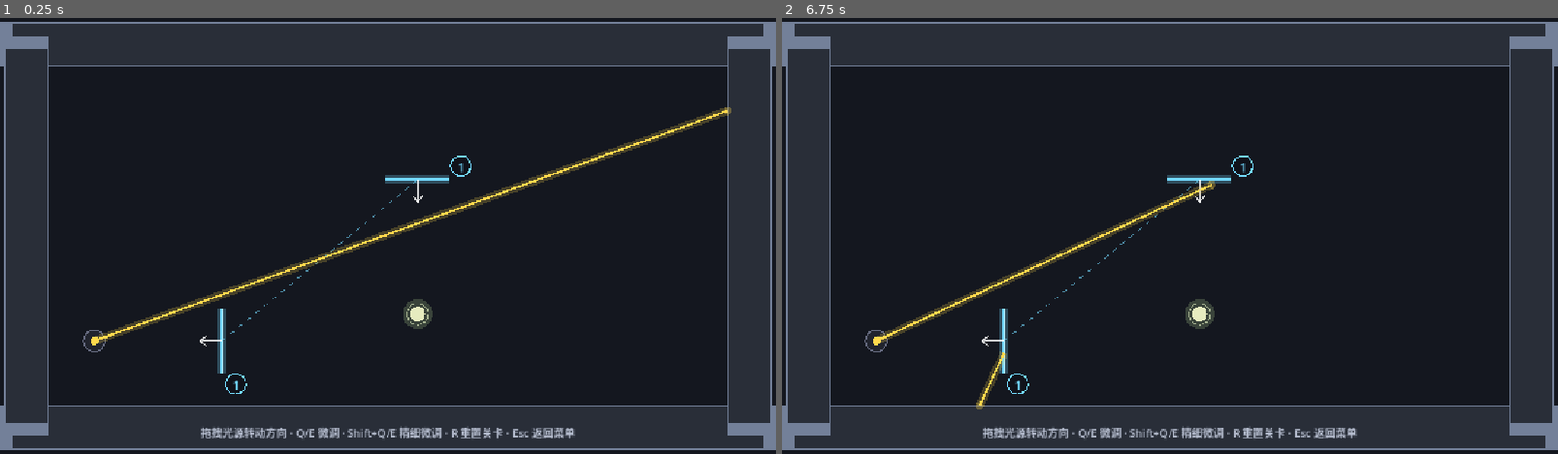
Above: before the commit, frames 1-2 (left to right).
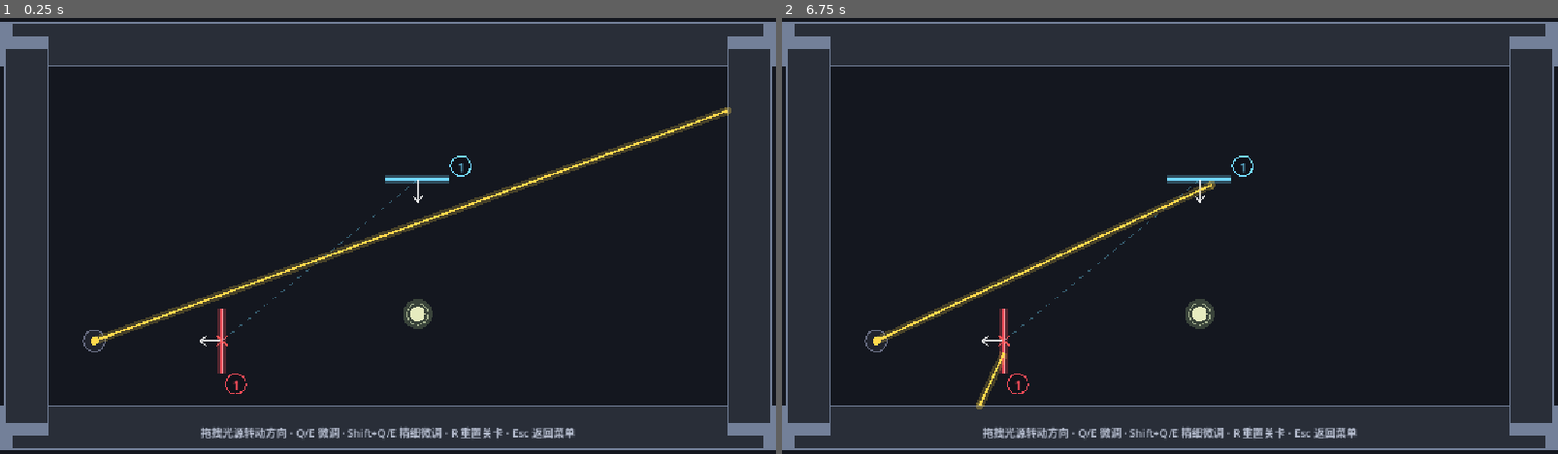
Above: after the commit, the same moments.

Repository: kzayabc01-byte/game
Game: Godot game, scene res://scenes/levels/level_05_传送门.tscn
The game is run twice, just before and just after one commit, with the same random seed, the same clock (stepped at 60 frames per second) and the same inputs. This scene is started directly instead of the project's main scene.
Inputs (mouse positions are in pixels of both pictures, inside the frame that each line leads up to):
- Up to frame 1 (0.25 s): no input
- Up to frame 2 (6.75 s): tap Enter at 0.5 s; move the mouse to (1340, 214) at 0.52 s; hold D 0.53-1.25 s; tap Q (rotate_ccw) at 0.6, 6.6 s; click (1340, 214) at 0.67 s; tap Up at 0.77, 3.77 s; tap R (reset_level) every 0.75 s from 1.25 to 4.25 s; drag from (1014, 257) to (1201, 314) at 1.27 s; move the mouse to (1247, 140) at 2.02 s; hold Left 2.03-2.75 s; hold Shift 2.03-2.75 s; drag from (1131, 323) to (937, 170) at 2.77 s; move the mouse to (1402, 301) at 3.52 s; hold D 3.53-4.25 s; tap Z at 3.6 s; drag from (937, 170) to (1201, 314) at 4.27 s; move the mouse to (1208, 236) at 5.02 s; hold D 5.03-5.75 s; tap O at 5.1 s; click (1208, 236) at 5.17 s; drag from (1053, 127) to (1014, 257) at 5.77 s; move the mouse to (1340, 214) at 6.52 s; hold Left from 6.53 s (still down)

The runs differ from the first frame. In frame 1, 0.2% of the frame differs, in the area x 27-54%, y 37-87%; in frame 2, 0.2%.

Commit message:
传送门

Diff:
--- a/blocks/portal/portal.gd
+++ b/blocks/portal/portal.gd
@@ -5,6 +5,8 @@
 ## 传送门积木：薄壳，实现已并入 core/portal.gd（框架统一维护）。
 ## 语义：一对平面 —— 从 A 面射入，从 B 面对应位置、对应方向射出
 ## （切向保留、法向取反；mirror_out 时切向再取反）。
-## 参数：linked_portal（显式配对）或 pair_id（同 id 自动配对）、
-##       mirror_out、one_way、energy_cost、auto_link。
+## 参数：pair_id（同编号配对，也是唯一会存进关卡文件的配对依据）、
+##       mirror_out、one_way、energy_cost、length、thickness。
+## 配对**与两扇门的距离无关**：没有编号就是未配对（吞光 + 红叉），
+## 不会因为“离得近”被自动配到一起。
 ## 碰撞层 5 由基类自动设置。示例关卡：level_05_传送门。
--- a/core/level_file_io.gd
+++ b/core/level_file_io.gd
@@ -373,6 +373,11 @@
 	for prop in node.get_property_list():
 		if not _is_storable(prop):
 			continue
+		# 编辑器预览时会禁用关卡相机、停摆关卡根节点；这些不是关卡内容，不能写进文件
+		if prop.name == "enabled" and node is Camera2D:
+			continue
+		if prop.name == "process_mode" and node == level_root:
+			continue
 		var live: Variant = node.get(prop.name)
 		var baseline: Variant = default_node.get(prop.name)
 		if _values_equal(live, baseline):
@@ -411,6 +416,9 @@
 static func _is_storable(prop: Dictionary) -> bool:
 	if prop["name"] == "script":
 		return false
+	# 传送门的运行时配对引用不落盘：持久化只认 pair_id（读回来才是可靠的）
+	if prop["name"] == "linked_portal":
+		return false
 	var usage: int = prop["usage"]
 	if usage & PROPERTY_USAGE_STORAGE == 0:
 		return false
@@ -447,6 +455,9 @@
 			return _format_float(value)
 		TYPE_STRING:
 			return "\"%s\"" % String(value).c_escape()
+		TYPE_STRING_NAME:
+			# 传送门配对编号等 StringName 属性（Godot 自己写 &"..."）
+			return "&\"%s\"" % String(value).c_escape()
 		TYPE_VECTOR2:
 			return "Vector2(%s, %s)" % [_format_float(value.x), _format_float(value.y)]
 		TYPE_COLOR:
--- a/core/portal.gd
+++ b/core/portal.gd
@@ -17,12 +17,12 @@
 ##      门有多长，能接住的命中点就有多宽 —— 整块门面都能传送；
 ##   4. mirror_out = true 时切向同时取反（u → -u、du → -du），做“不可能光路”。
 ##
-## 配对（决定跟谁成对）：
-##   - linked_portal：显式指定（关卡里最稳，推荐）；
-##   - pair_id：给一对门填同一个 id，运行时会自动配对（多对门同场时不串门），
-##     同时这个 id 会显示在门上，方便玩家看出对应关系；
-##   - 两者都没有时，auto_link 才会退化为“最近的同类门”（自由放置兜底）。
-##   没配对的门会**吞掉光线**，并在门的占位外观上画红叉。
+## 配对（决定跟谁成对）——**只看编号/链接，与两扇门的距离无关**：
+##   - linked_portal：显式指定（关卡/编辑器生成时最稳，优先）；
+##   - pair_id：给一对门填同一个 id（如 "1"、"2"），运行时会按 id 配对；
+##     同一个 id 有多扇门时按节点创建顺序取第一个，多余的保持未配对并告警；
+##   - 两者都没有 = **未配对**：吞掉光线、门上画红叉，绝不按“离得近”去猜。
+##   所以把两扇已配对的门拉开多远都不会影响配对关系。
 ##
 ## 每条光线对每个门只会穿越一次（防环由 RayCaster 负责）。
 
@@ -31,13 +31,14 @@
 const PORTAL_GROUP := "portals"
 const MIN_NORMAL_COMPONENT := 0.0001  # 贴着平面滑过时不传送，避免抖动
 
-@export var linked_portal: Portal
+## 运行时配对引用：由 pair_id 在进入场景后自动解析，**不要手填、也不会存进关卡文件**。
+## （Godot 的 NodePath 导出属性在这里不可靠：存进去读回来是 null，所以改用编号做唯一来源。）
+var linked_portal: Portal
 @export var pair_id: StringName = &""
 @export var mirror_out: bool = false
 ## true = 只允许从正面（法线反方向）射入；从背面射入会被吞掉
 @export var one_way: bool = false
 @export_range(0.0, 0.9) var energy_cost: float = 0.2
-@export var auto_link: bool = true
 ## 门面长度（沿切向）：整条都能传送
 @export var length: float = 96.0
 ## 法线方向厚度：给“擦着门边飞过”的光留一点容错
@@ -53,19 +54,29 @@
 
 
 func _ready() -> void:
-	_apply_shape()
+	apply_shape()
 	if Engine.is_editor_hint():
 		return
-	# 显式配对：把对端也指回来，避免“只有一边认人”的半截状态
-	if linked_portal != null and linked_portal != self:
+	# 场景里的 linked_portal 是 NodePath 导出属性，_ready 时可能还没解析完，
+	# 所以延后一帧再确认配对（否则显式配对会“看起来没生效”）。
+	call_deferred("_ensure_pairing")
+
+
+## 配对收尾：显式链接优先（并让对端指回来），其次按 pair_id；都没有就保持未配对。
+func _ensure_pairing() -> void:
+	if not is_inside_tree():
+		return
+	if linked_portal != null and linked_portal != self and is_instance_valid(linked_portal):
 		if linked_portal.linked_portal == null:
 			linked_portal.linked_portal = self
-		return
-	_try_auto_pair()
+			linked_portal.queue_redraw()
+		queue_redraw()
+		return
+	_pair_by_id()
 
 
 ## 让碰撞体跟 length / thickness 保持一致（运行时执行，避免弄脏编辑器里的场景）
-func _apply_shape() -> void:
+func apply_shape() -> void:
 	if Engine.is_editor_hint():
 		return
 	var shape_node := get_node_or_null("CollisionShape2D") as CollisionShape2D
@@ -150,47 +161,34 @@
 
 # ---------- 配对 ----------
 
-func _try_auto_pair() -> void:
-	if pair_id != &"":
-		_pair_by_id()
-		return
-	if auto_link:
-		_auto_link_nearest()
-
-
+## 只按 pair_id 配对（与两扇门的距离无关）。没有编号就保持未配对，
+## 由 on_ray 在真的被光照到时报警 + 门上画红叉。
 func _pair_by_id() -> void:
+	if pair_id == &"":
+		return
 	var candidates: Array[Portal] = []
+	var siblings := 0
 	for node in get_tree().get_nodes_in_group(PORTAL_GROUP):
 		var other := node as Portal
-		if other == null or other == self or other.pair_id != pair_id:
+		if other == null or other.pair_id != pair_id:
+			continue
+		siblings += 1
+		if other == self:
 			continue
 		if other.is_linked() and other.linked_portal != self:
 			continue
 		candidates.append(other)
+	if siblings > 2:
+		push_warning("传送门编号 \"%s\" 有 %d 扇门，只有最先创建的两扇会配对，其它请换编号。"
+				% [pair_id, siblings])
 	if candidates.is_empty():
 		return  # 不在这里报警：等真的有光线打上来时再提示（on_ray 里）
-	# 按节点路径排序，保证同一份关卡每次运行配到同一扇门
+	# 按实例创建顺序排序，保证同一份关卡每次运行配到同一扇门
 	candidates.sort_custom(func(a: Portal, b: Portal) -> bool:
-		return String(a.get_path()) < String(b.get_path()))
+		return a.get_instance_id() < b.get_instance_id())
 	linked_portal = candidates[0]
 	if linked_portal.linked_portal == null:
 		linked_portal.linked_portal = self
-
-
-func _auto_link_nearest() -> void:
-	var best: Portal = null
-	var best_dist := INF
-	for node in get_tree().get_nodes_in_group(PORTAL_GROUP):
-		var other := node as Portal
-		if other == null or other == self or other.is_linked():
-			continue
-		var dist := global_position.distance_squared_to(other.global_position)
-		if dist < best_dist:
-			best_dist = dist
-			best = other
-	if best != null:
-		linked_portal = best
-		best.linked_portal = self
 
 
 func _warn_once_unlinked() -> void:
--- a/scenes/editor/level_editor.gd
+++ b/scenes/editor/level_editor.gd
@@ -181,14 +181,30 @@
 		return
 	_push_undo()
 	var node := _selection
+	# 传送门按“一对”删除：只删一扇会留下吞光的坏门
+	var partner: Node2D = null
+	if node is Portal:
+		var linked := (node as Portal).linked_portal
+		if linked != null and is_instance_valid(linked) and _level_root.is_ancestor_of(linked):
+			partner = linked
 	clear_selection()
 	_wire_layer.remove_wires_touching(node)
 	node.free()
+	if partner != null:
+		_wire_layer.remove_wires_touching(partner)
+		partner.free()
 	_update_status()
 
 
 func duplicate_selected() -> void:
 	if _selection == null or _selection.scene_file_path.is_empty():
+		return
+	# 传送门复制 = 复制“一对”：只复制一扇会让副本指回原来的另一半
+	if _selection is Portal:
+		var portal_entry := PaletteData.find_entry_for(_selection.scene_file_path, _selection.name)
+		if portal_entry.is_empty():
+			portal_entry = {"path": _selection.scene_file_path, "key": "portal", "pair_gap": 260.0}
+		spawn_pair(portal_entry, _selection.position + Vector2(GRID_SIZE, GRID_SIZE))
 		return
 	var source := _selection
 	_push_undo()
@@ -240,6 +256,16 @@
 		_push_undo()
 	_selection.set(prop_name, value)
 	_selection.queue_redraw()
+	# 传送门：编号要同步给配对的那扇门，否则玩家会看到两个不一样的号
+	if _selection is Portal:
+		var portal := _selection as Portal
+		if prop_name == &"pair_id":
+			var partner := portal.linked_portal
+			if partner != null and is_instance_valid(partner):
+				partner.pair_id = value
+				partner.queue_redraw()
+		elif prop_name == &"length" or prop_name == &"thickness":
+			portal.apply_shape()
 	if _show_ray_preview:
 		_refresh_ray_preview()
 	_update_status()
@@ -1141,6 +1167,19 @@
 			option.item_selected.connect(func(index: int) -> void:
 				set_selected_property(prop_name, index))
 			grid.add_child(option)
+		&"text":
+			var edit := LineEdit.new()
+			edit.text = str(_selection.get(prop_name))
+			edit.placeholder_text = str(prop.get("placeholder", ""))
+			edit.size_flags_horizontal = Control.SIZE_EXPAND_FILL
+			var commit := func() -> void:
+				if _selection == null:
+					return
+				if str(_selection.get(prop_name)) != edit.text:
+					set_selected_property(prop_name, StringName(edit.text))
+			edit.text_submitted.connect(func(_t: String) -> void: commit.call())
+			edit.focus_exited.connect(func() -> void: commit.call())
+			grid.add_child(edit)
 
 
 func _configure_prop_spin(spin: SpinBox, prop: Dictionary) -> void:
@@ -1377,7 +1416,53 @@
 	# 画面中心附近随机偏移，避免每次生成叠在一起
 	var offset := Vector2(randf_range(-2.0, 2.0), randf_range(-2.0, 2.0)) * GRID_SIZE
 	var preset: Dictionary = entry.get("preset", {})
+	# 成对积木（传送门）：一次生成两扇，面对面摆好并自动配对
+	if bool(entry.get("spawn_pair", false)):
+		spawn_pair(entry, VIEW_RECT.get_center() + offset)
+		return
 	spawn_block(entry["path"], VIEW_RECT.get_center() + offset, "", preset, str(entry["key"]))
+
+
+## 成对生成（传送门）：只推一次撤销，返回第一扇门。
+## 第二扇默认旋转 180°（面对面），这样光从 A 正面进、B 正面出时方向保持一致。
+func spawn_pair(entry: Dictionary, world_position: Vector2) -> Node2D:
+	if _level_root == null:
+		return null
+	var scene_path := str(entry.get("path", "res://blocks/portal/portal.tscn"))
+	var entry_key := str(entry.get("key", "portal"))
+	var gap: float = float(entry.get("pair_gap", 260.0))
+	_push_undo()
+	var first := _spawn_block_impl(scene_path, world_position - Vector2(gap * 0.5, 0.0), {}, entry_key)
+	var second := _spawn_block_impl(scene_path, world_position + Vector2(gap * 0.5, 0.0), {}, entry_key)
+	if first == null or second == null:
+		return first if first != null else second
+	second.rotation = PI
+	if first is Portal and second is Portal:
+		var label := _next_pair_label()
+		var portal_a := first as Portal
+		var portal_b := second as Portal
+		portal_a.pair_id = StringName(label)
+		portal_b.pair_id = StringName(label)
+		portal_a.linked_portal = portal_b
+		portal_b.linked_portal = portal_a
+		portal_a.queue_redraw()
+		portal_b.queue_redraw()
+	select(first)
+	_update_status()
+	return first
+
+
+## 下一个可用的配对编号：取现有数字编号的最大值 + 1（与两扇门的距离无关，纯按编号）
+func _next_pair_label() -> String:
+	var highest := 0
+	for node in _blocks_container().get_children():
+		var portal := node as Portal
+		if portal == null:
+			continue
+		var text := String(portal.pair_id)
+		if text.is_valid_int():
+			highest = maxi(highest, text.to_int())
+	return str(highest + 1)
 
 
 func _on_open_file_selected(path: String) -> void:
--- a/scenes/editor/palette_data.gd
+++ b/scenes/editor/palette_data.gd
@@ -68,7 +68,22 @@
 	},
 	{
 		"key": "portal", "label": "传送门", "category": CATEGORY_OPTICS,
-		"path": "res://blocks/portal/portal.tscn", "size": Vector2(24, 96), "props": [],
+		"path": "res://blocks/portal/portal.tscn", "size": Vector2(24, 96),
+		# 传送门永远成对生成：一次点两个，面对面摆好并自动配对
+		"spawn_pair": true, "pair_gap": 260.0,
+		"props": [
+			{"name": &"pair_id", "label": "配对编号", "kind": &"text"},
+			{"name": &"one_way", "label": "单向", "kind": &"bool"},
+			{"name": &"mirror_out", "label": "镜像出射", "kind": &"bool"},
+			{
+				"name": &"length", "label": "门面长度", "kind": &"float",
+				"min": 16.0, "max": 400.0, "step": 8.0,
+			},
+			{
+				"name": &"thickness", "label": "厚度", "kind": &"float",
+				"min": 2.0, "max": 64.0, "step": 2.0,
+			},
+		],
 	},
 	{
 		"key": "glacier", "label": "冰川", "category": CATEGORY_OPTICS,
--- a/scenes/levels/level_05_传送门.tscn
+++ b/scenes/levels/level_05_传送门.tscn
@@ -23,12 +23,12 @@
 [node name="PortalA" parent="Blocks" instance=ExtResource("5_portal")]
 position = Vector2(330, 480)
 rotation = 3.1416
-linked_portal = NodePath("../PortalB")
+pair_id = &"1"
 
 [node name="PortalB" parent="Blocks" instance=ExtResource("5_portal")]
 position = Vector2(620, 240)
 rotation = 1.571
-linked_portal = NodePath("../PortalA")
+pair_id = &"1"
 
 [node name="Cocoon" parent="Blocks" instance=ExtResource("4_cocoon")]
 position = Vector2(620, 440)
--- /dev/null
+++ b/scenes/levels/level_09_说明.tscn
@@ -0,0 +1,22 @@
+[gd_scene load_steps=4 format=3]
+
+[ext_resource type="PackedScene" path="res://scenes/levels/level_base.tscn" id="1_base"]
+[ext_resource type="PackedScene" path="res://blocks/light_source/light_source.tscn" id="2_light_source"]
+[ext_resource type="PackedScene" path="res://blocks/portal/portal.tscn" id="3_portal"]
+
+[node name="Level09" instance=ExtResource("1_base")]
+
+[node name="LightSource" parent="Blocks" instance=ExtResource("2_light_source")]
+position = Vector2(288, 416)
+[node name="Portal" parent="Blocks" instance=ExtResource("3_portal")]
+position = Vector2(512, 416)
+pair_id = &"1"
+[node name="Portal2" parent="Blocks" instance=ExtResource("3_portal")]
+position = Vector2(416, 192)
+pair_id = &"1"
+[node name="Portal3" parent="Blocks" instance=ExtResource("3_portal")]
+position = Vector2(640, 192)
+pair_id = &"2"
+[node name="Portal4" parent="Blocks" instance=ExtResource("3_portal")]
+position = Vector2(576, 320)
+pair_id = &"2"
--- a/tests/level_file_io_test.gd
+++ b/tests/level_file_io_test.gd
@@ -120,14 +120,16 @@
 			"res://scenes/levels/level_07_说明.tscn")
 	_check(draft_errors.has("至少需要一个通关目标"), "缺少通关目标的草稿不能发布")
 
-	# 6. capture/restore 抵消 portal._ready 自动配对副作用
+	# 6. capture/restore 保留传送门的编号配对（不再依赖 _ready 按距离自动配对）
 	var base := (load(LevelFileIO.BASE_SCENE_DEFAULT) as PackedScene).instantiate()
 	var portal1 := (load("res://blocks/portal/portal.tscn") as PackedScene).instantiate() as Node2D
 	portal1.name = "PortalA"
 	portal1.position = Vector2(200, 200)
+	portal1.set("pair_id", &"9")
 	var portal2 := (load("res://blocks/portal/portal.tscn") as PackedScene).instantiate() as Node2D
 	portal2.name = "PortalB"
-	portal2.position = Vector2(400, 200)
+	portal2.position = Vector2(900, 600)
+	portal2.set("pair_id", &"9")
 	base.get_node("Blocks").add_child(portal1)
 	base.get_node("Blocks").add_child(portal2)
 	var captured := LevelFileIO.capture_props(base)
@@ -136,7 +138,9 @@
 	await get_tree().process_frame
 	var paired: bool = portal1.get("linked_portal") != null
 	LevelFileIO.restore_props(base, captured)
-	_check(paired and portal1.get("linked_portal") == null, "capture/restore 抵消 _ready 自动配对")
+	_check(paired and String(portal1.get("pair_id")) == "9"
+			and portal1.get("linked_portal") == portal2,
+			"capture/restore 保留按编号的传送门配对")
 	base.queue_free()
 	await get_tree().process_frame
 
--- a/tests/levels_solution_test.gd
+++ b/tests/levels_solution_test.gd
@@ -66,9 +66,24 @@
 		await get_tree().physics_frame
 
 	_check("%s（转到 %.0f° 通关）" % [path.get_file(), float(case["deg"])], _completed)
+	if not _completed:
+		_dump_portals(level)
 	level.queue_free()
 	await get_tree().process_frame
 	await get_tree().physics_frame
+
+
+## 失败时的诊断输出：传送门是否配对、编号、朝向
+func _dump_portals(level: Node) -> void:
+	var blocks := level.get_node_or_null("Blocks")
+	if blocks == null:
+		return
+	for child in blocks.get_children():
+		var portal := child as Portal
+		if portal != null:
+			print("    调试 %s: pair_id='%s' linked=%s pos=%s rot=%.3f"
+					% [portal.name, portal.pair_id, portal.linked_portal,
+					portal.position, portal.rotation])
 
 
 func _check(label: String, ok: bool, detail := "") -> void:
--- /dev/null
+++ b/tests/portal_editor_test.gd
@@ -0,0 +1,120 @@
+extends Node
+
+## 关卡编辑器里的传送门行为：
+##  1. 从调色板生成时一次生成“一对”（面对面、自动配对、自动编号）
+##  2. Inspector 改编号时，另一扇门同步
+##  3. 删除按对删除；复制生成新的一对
+## 跑法：tools\dev.bat 40
+
+const PORTAL_SCENE := "res://blocks/portal/portal.tscn"
+
+var _failures: Array[String] = []
+var _editor: LevelEditor = null
+
+
+func _ready() -> void:
+	get_tree().create_timer(60.0).timeout.connect(func() -> void:
+		print("TEST RESULT: FAIL（60 秒超时）")
+		get_tree().quit(1))
+	_run()
+
+
+func _check(message: String, condition: bool, detail := "") -> void:
+	if condition:
+		print("  [OK]   %s" % message)
+	else:
+		_failures.append(message)
+		print("  [FAIL] %s   %s" % [message, detail])
+
+
+func _run() -> void:
+	var packed := load("res://scenes/editor/level_editor.tscn") as PackedScene
+	_check("编辑器场景可加载", packed != null)
+	if packed == null:
+		_finish()
+		return
+
+	_editor = packed.instantiate() as LevelEditor
+	add_child(_editor)
+	await get_tree().process_frame
+	await get_tree().process_frame
+	_editor.new_level()
+	await get_tree().process_frame
+
+	var entry := PaletteData.find_entry(PORTAL_SCENE)
+	_check("调色板传送门条目带“成对生成”标记", bool(entry.get("spawn_pair", false)))
+
+	# —— 1. 一次生成一对 ——
+	_editor.spawn_pair(entry, Vector2(500, 300))
+	await get_tree().process_frame
+	var portals := _all_portals()
+	_check("一次生成两扇门", portals.size() == 2, "实际 %d" % portals.size())
+	if portals.size() != 2:
+		_finish()
+		return
+
+	var a: Portal = portals[0]
+	var b: Portal = portals[1]
+	_check("两扇门互相配对", a.linked_portal == b and b.linked_portal == a)
+	_check("两扇门编号相同（1）", String(a.pair_id) == "1" and String(b.pair_id) == "1",
+			"%s / %s" % [a.pair_id, b.pair_id])
+	_check("第二扇旋转 180°（面对面）", absf(absf(b.rotation) - PI) < 0.01, "实际 %.3f" % b.rotation)
+	_check("两扇门不重叠", a.position.distance_to(b.position) > 100.0)
+
+	# —— 2. 改编号同步 ——
+	_editor.select(a)
+	_editor.set_selected_property(&"pair_id", "7")
+	_check("本门编号变为 7", String(a.pair_id) == "7", String(a.pair_id))
+	_check("配对门同步为 7", String(b.pair_id) == "7", String(b.pair_id))
+
+	var text := _editor.serialize()
+	_check("序列化包含配对编号（&\"7\"）", text.contains("pair_id = &\"7\""))
+	_check("序列化不写运行时配对引用", not text.contains("linked_portal"))
+	_check("保存产物不含编辑器预览状态（相机停用）", not text.contains("enabled = false"))
+
+	# —— 3. 复制成新的一对 ——
+	_editor.select(a)
+	_editor.duplicate_selected()
+	await get_tree().process_frame
+	portals = _all_portals()
+	_check("复制后共 4 扇门（两对）", portals.size() == 4, "实际 %d" % portals.size())
+	var labels := {}
+	for portal in portals:
+		labels[String(portal.pair_id)] = true
+	_check("两对编号互不相同", labels.size() == 2, str(labels.keys()))
+
+	# —— 4. 删除按对 ——
+	_editor.select(portals[0])
+	_editor.delete_selected()
+	await get_tree().process_frame
+	portals = _all_portals()
+	_check("删除一对后只剩 2 扇门", portals.size() == 2, "实际 %d" % portals.size())
+	if portals.size() == 2:
+		_check("剩下的两扇仍然互相配对",
+				portals[0].linked_portal == portals[1] and portals[1].linked_portal == portals[0])
+
+	_finish()
+
+
+func _all_portals() -> Array[Portal]:
+	var result: Array[Portal] = []
+	var root := _editor.get_level_root()
+	if root == null:
+		return result
+	var blocks := root.get_node_or_null("Blocks")
+	if blocks == null:
+		return result
+	for child in blocks.get_children():
+		var portal := child as Portal
+		if portal != null:
+			result.append(portal)
+	return result
+
+
+func _finish() -> void:
+	print("")
+	if _failures.is_empty():
+		print("TEST RESULT: PASS")
+	else:
+		print("TEST RESULT: FAIL（%d 项不通过）" % _failures.size())
+	get_tree().quit(0 if _failures.is_empty() else 1)
--- /dev/null
+++ b/tests/portal_editor_test.tscn
@@ -0,0 +1,6 @@
+[gd_scene load_steps=2 format=3]
+
+[ext_resource type="Script" path="res://tests/portal_editor_test.gd" id="1"]
+
+[node name="PortalEditorTest" type="Node"]
+script = ExtResource("1")
--- a/tests/portal_test.gd
+++ b/tests/portal_test.gd
@@ -151,7 +151,6 @@
 	var c := Portal.new()
 	c.position = Vector2(60.0, 0.0)   # 离 A 更近，但 pair_id 不同
 	c.pair_id = &"blue"
-	c.auto_link = false
 	add_child(a)
 	add_child(b)
 	add_child(c)
@@ -170,18 +169,48 @@
 
 func _test_auto_link() -> void:
 	print("")
-	print("--- 没填 pair_id 时的兜底：最近的同类门 ---")
-	var a := Portal.new()
-	a.position = Vector2(0.0, 0.0)
-	var b := Portal.new()
-	b.position = Vector2(120.0, 0.0)
-	add_child(a)
-	add_child(b)
-	await get_tree().process_frame
-	_check("A 自动连到 B", a.linked_portal == b)
-	_check("B 自动连回 A", b.linked_portal == a)
-	a.queue_free()
-	b.queue_free()
+	print("--- 配对与距离无关 ---")
+	# 1) 两扇门挨得很近，但没有编号：不应该被自动配对
+	var near_a := Portal.new()
+	near_a.position = Vector2(0.0, 0.0)
+	var near_b := Portal.new()
+	near_b.position = Vector2(40.0, 0.0)
+	add_child(near_a)
+	add_child(near_b)
+	await get_tree().process_frame
+	_check("挨得近但没编号 → 不配对",
+			near_a.linked_portal == null and near_b.linked_portal == null,
+			"%s / %s" % [near_a.linked_portal, near_b.linked_portal])
+	near_a.queue_free()
+	near_b.queue_free()
+	await get_tree().process_frame
+
+	# 2) 编号相同、相距几千像素：仍然配对
+	var far_a := Portal.new()
+	far_a.position = Vector2(0.0, 0.0)
+	far_a.pair_id = &"far"
+	var far_b := Portal.new()
+	far_b.position = Vector2(2400.0, 1800.0)
+	far_b.pair_id = &"far"
+	add_child(far_a)
+	add_child(far_b)
+	await get_tree().process_frame
+	_check("相距约 3000px 仍按编号配对",
+			far_a.linked_portal == far_b and far_b.linked_portal == far_a,
+			"%s / %s" % [far_a.linked_portal, far_b.linked_portal])
+
+	# 3) 离得再远也不改关系：同编号 + 另一个未编号的近门，仍配原来那扇
+	var near_c := Portal.new()
+	near_c.position = far_a.position + Vector2(30.0, 0.0)
+	add_child(near_c)
+	await get_tree().process_frame
+	_check("新增的近门不会抢走已配对的门",
+			far_a.linked_portal == far_b and near_c.linked_portal == null,
+			"%s / %s" % [far_a.linked_portal, near_c.linked_portal])
+
+	far_a.queue_free()
+	far_b.queue_free()
+	near_c.queue_free()
 	await get_tree().process_frame
 
 
--- a/tools/lint_blocks.gd
+++ b/tools/lint_blocks.gd
@@ -143,7 +143,7 @@
 		if (layer & LAYER_PORTAL) == 0:
 			_error(folder, "传送门应放层 5（当前碰撞层 %d）" % layer)
 		elif not (node as Portal).is_linked():
-			_warn(folder, "传送门没有配对：填 linked_portal 或 pair_id（都没有时会连最近的同类门，多对门容易串）")
+			_warn(folder, "传送门没有配对：填 pair_id（同编号成对）；没编号就是未配对，不会按距离自动连")
 		else:
 			_ok(folder, "传送门 · 层 5")
 		return
Not shown, added: tests/portal_editor_test.gd.uid
Not shown, changed: 交接记录.md
Not shown, changed: 启动游戏.bat
Not shown, changed: 开发指南.md
